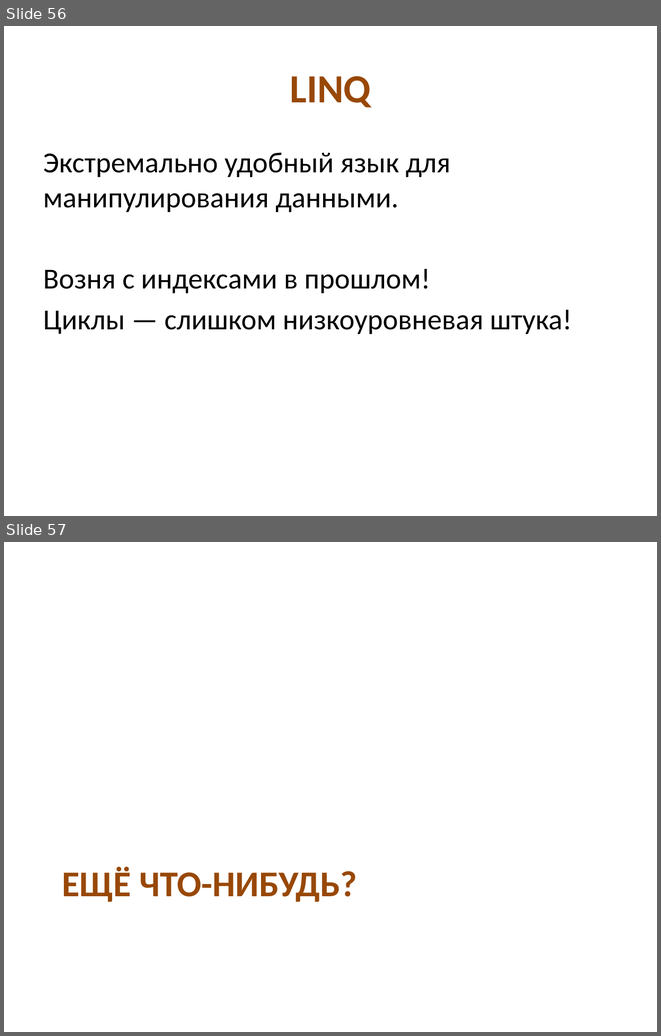
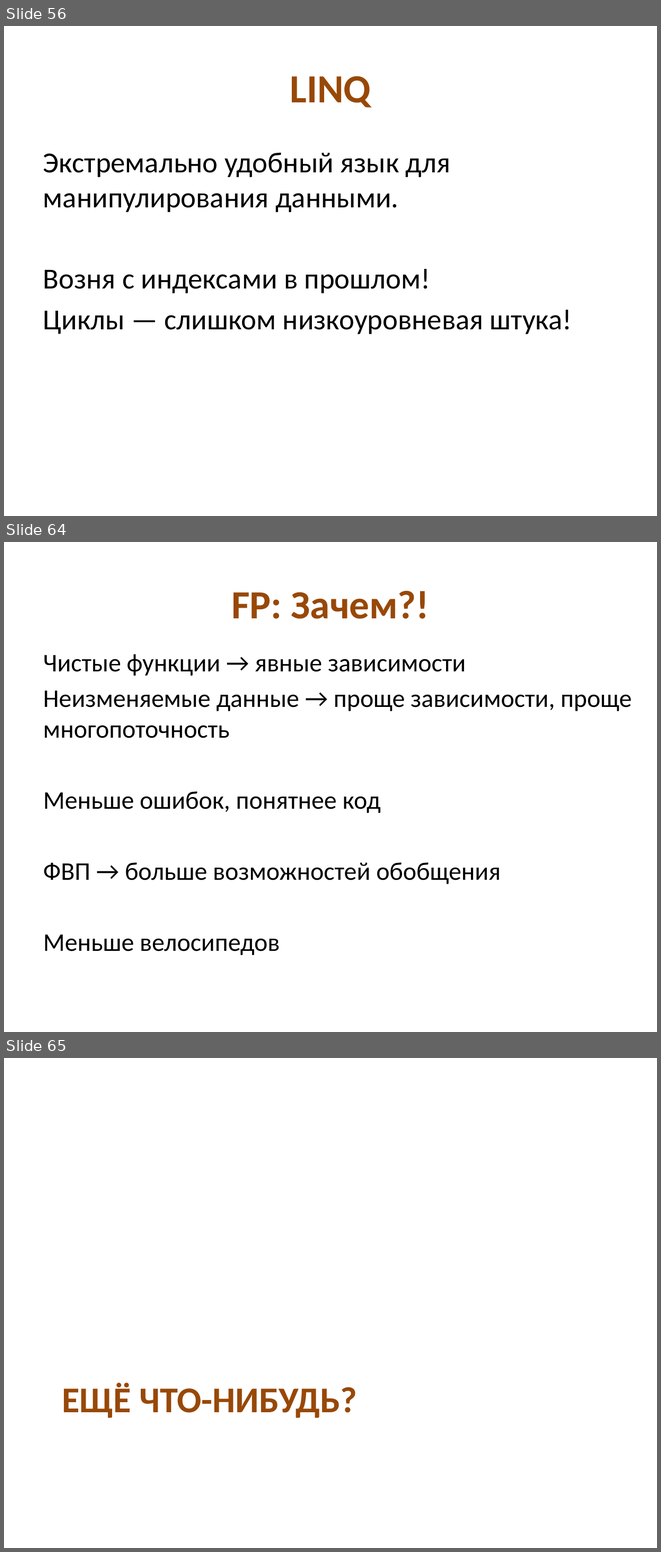
Before and after one commit to kontur-edu/kampus-ekb-2013-11, a slide deck: 02-CleanCode&Testing/CleanCode.pptx. Shown one above the other, each under a label of ours: slides 56 and 57 before the commit, slides 56, 64 and 65 after it; the slides between them are not shown. The pictures are 661x1036 and 661x1552 pixels, drawn with LibreOffice and Linux fonts; fonts in the diff are those of the drawing. Boxes give left, top, right and bottom in pixels: in the first picture for what was removed or moved away, otherwise in the second. Text is boxed around its words. In the diff, an @@ line names an element or a change of style, - is before the commit and + after.

```diff
--- a/02-CleanCode&Testing/CleanCode.pptx
+++ b/02-CleanCode&Testing/CleanCode.pptx
@@ slide 64 added at bbox=[4, 542, 657, 1032], background #FFFFFF @@
@@ title added at bbox=[231, 591, 429, 619], 44 pt, text #984807, bold @@
+FP: Зачем?!
@@ text added at bbox=[43, 654, 632, 955], 28 pt, text #000000 @@
+Чистые функции → явные зависимости
+Неизменяемые данные → проще зависимости, проще многопоточность
+Меньше ошибок, понятнее код
+ФВП → больше возможностей обобщения
+Меньше велосипедов
@@ what was slide 57 is now slide 65 @@
```
Also in this commit, not shown: 6 slides changed, 7 other slides added, 2 other files.
